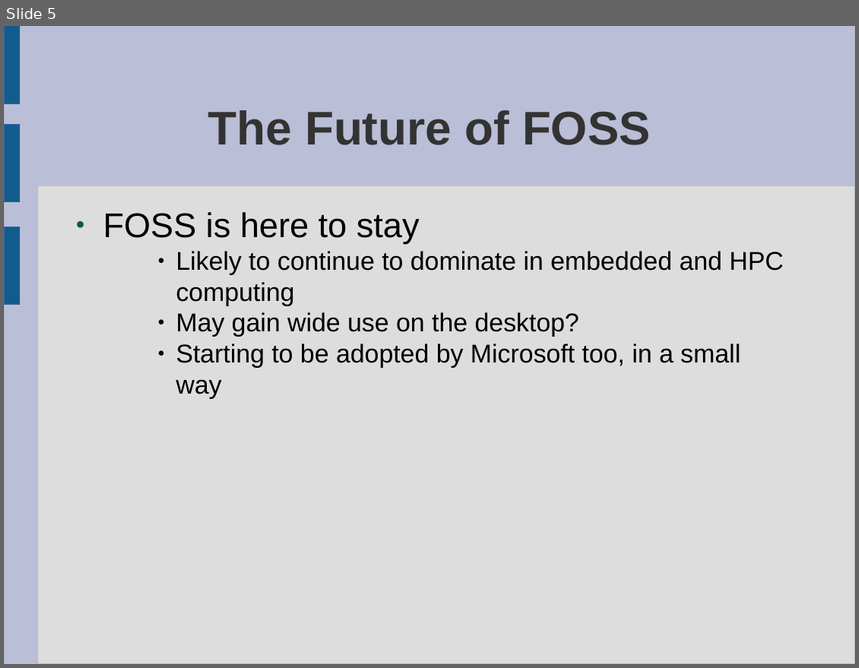
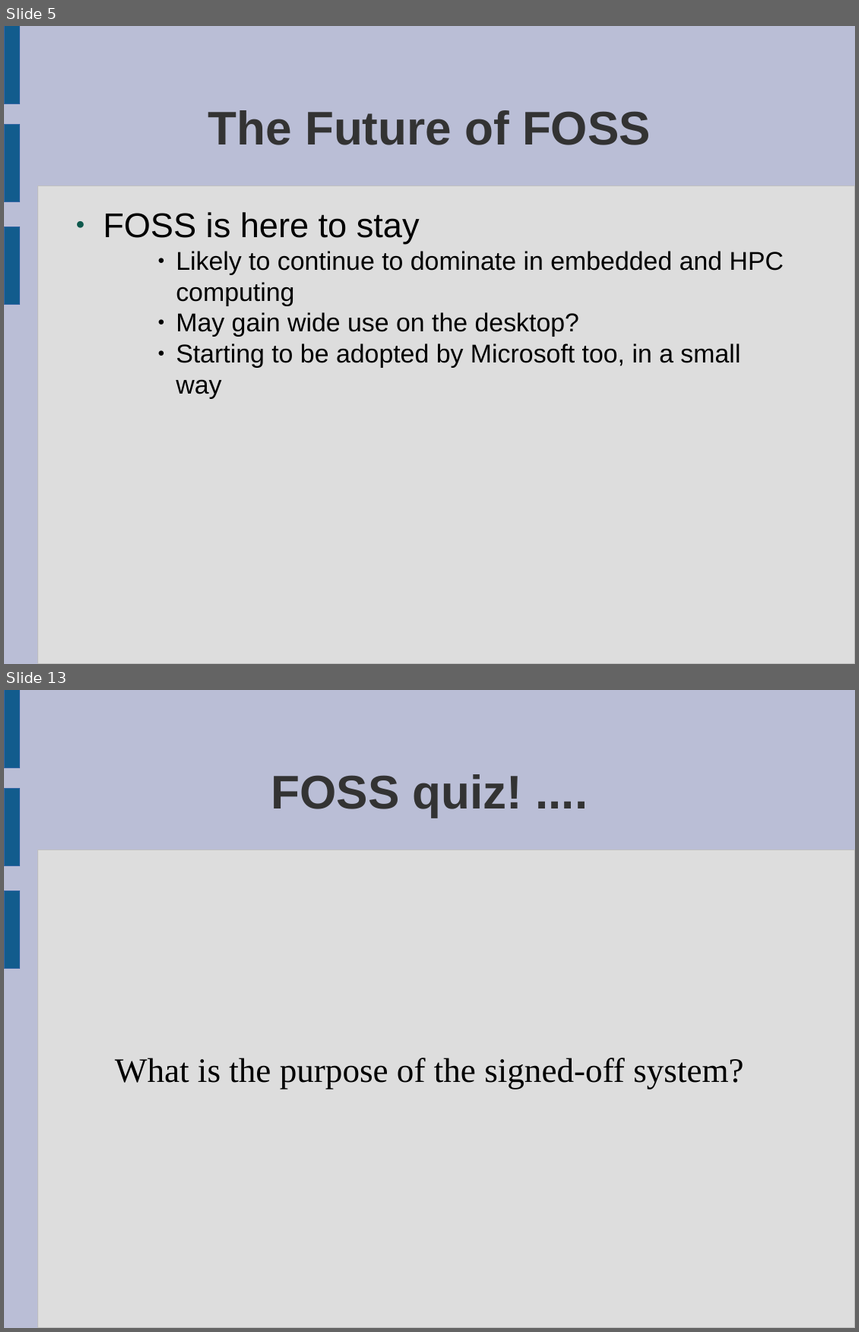
Before and after one commit to laurencesmart/comp8440, a slide deck: lectures/release_early.odp. Shown one above the other, each under a label of ours: slide 5 before the commit, slides 5 and 13 after it; the slides between them are not shown. The pictures are 859x668 and 859x1332 pixels, drawn with LibreOffice and Linux fonts; fonts in the diff are those of the drawing. Boxes give left, top, right and bottom in pixels: in the first picture for what was removed or moved away, otherwise in the second. Text is boxed around its words. In the diff, an @@ line names an element or a change of style, - is before the commit and + after.

Commit message:
added quiz to the last lecture

```diff
--- a/lectures/release_early.odp
+++ b/lectures/release_early.odp
@@ slide 13 added at [4,690,855,1328], background #BABED6; not listed: 4 template elements that a slide beside it also shows @@
@@ title added at [272,774,523,818], 44 pt, text #333333, bold @@
+FOSS quiz! ....
@@ subtitle added at [115,1058,743,1089], 32 pt, text #000000 @@
+What is the purpose of the signed-off system?
```
Also in this commit, not shown: 15 other slides added.
